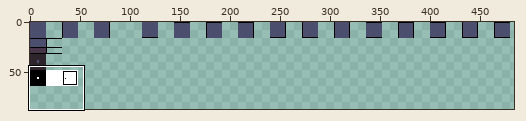
One commit to this pixel-art file: assets/tileset/tileset.ase. Above: a wide view before the commit, with the close-up outlined.
Close-up. Before the edit:
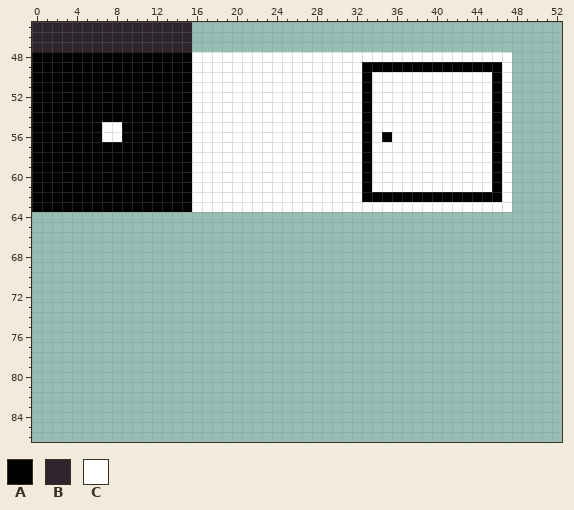
1024x1024 pixels, 1 frame. Shown: x 0..52, y 45..86. The wide view leaves out empty margins.
Palette (. is transparent): A #000000  B #2d242c  C #ffffff
Pixels before, first column x 0:
45 BBBBBBBBBBBBBBBB................................
46 BBBBBBBBBBBBBBBB................................
47 BBBBBBBBBBBBBBBB................................
48 AAAAAAAAAAAAAAAACCCCCCCCCCCCCCCCCCCCCCCCCCCCCCCC
49 AAAAAAAAAAAAAAAACCCCCCCCCCCCCCCCCAAAAAAAAAAAAAAC
50 AAAAAAAAAAAAAAAACCCCCCCCCCCCCCCCCACCCCCCCCCCCCAC
51 AAAAAAAAAAAAAAAACCCCCCCCCCCCCCCCCACCCCCCCCCCCCAC
52 AAAAAAAAAAAAAAAACCCCCCCCCCCCCCCCCACCCCCCCCCCCCAC
53 AAAAAAAAAAAAAAAACCCCCCCCCCCCCCCCCACCCCCCCCCCCCAC
54 AAAAAAAAAAAAAAAACCCCCCCCCCCCCCCCCACCCCCCCCCCCCAC
55 AAAAAAACCAAAAAAACCCCCCCCCCCCCCCCCACCCCCCCCCCCCAC
56 AAAAAAACCAAAAAAACCCCCCCCCCCCCCCCCACACCCCCCCCCCAC
57 AAAAAAAAAAAAAAAACCCCCCCCCCCCCCCCCACCCCCCCCCCCCAC
58 AAAAAAAAAAAAAAAACCCCCCCCCCCCCCCCCACCCCCCCCCCCCAC
59 AAAAAAAAAAAAAAAACCCCCCCCCCCCCCCCCACCCCCCCCCCCCAC
60 AAAAAAAAAAAAAAAACCCCCCCCCCCCCCCCCACCCCCCCCCCCCAC
61 AAAAAAAAAAAAAAAACCCCCCCCCCCCCCCCCACCCCCCCCCCCCAC
62 AAAAAAAAAAAAAAAACCCCCCCCCCCCCCCCCAAAAAAAAAAAAAAC
63 AAAAAAAAAAAAAAAACCCCCCCCCCCCCCCCCCCCCCCCCCCCCCCC
Now the later version:
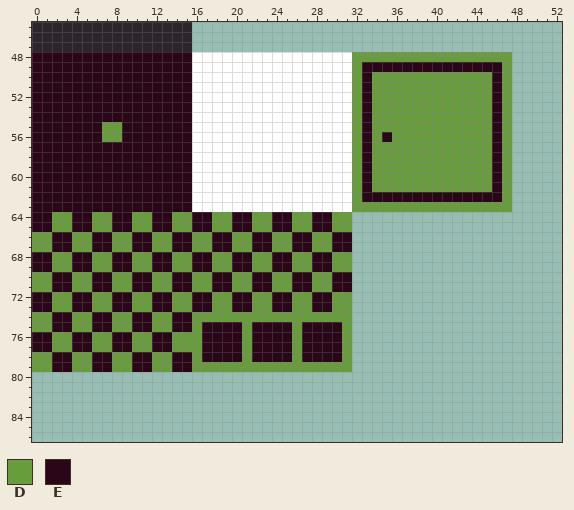
Colours new in this view: D #689d3b  E #2b0618
The edit:
Changed rows in their new state; - is an unchanged pixel.
first column x 0:
48 EEEEEEEEEEEEEEEE----------------DDDDDDDDDDDDDDDD
49 EEEEEEEEEEEEEEEE----------------DEEEEEEEEEEEEEED
50 EEEEEEEEEEEEEEEE----------------DEDDDDDDDDDDDDED
51 EEEEEEEEEEEEEEEE----------------DEDDDDDDDDDDDDED
52 EEEEEEEEEEEEEEEE----------------DEDDDDDDDDDDDDED
53 EEEEEEEEEEEEEEEE----------------DEDDDDDDDDDDDDED
54 EEEEEEEEEEEEEEEE----------------DEDDDDDDDDDDDDED
55 EEEEEEEDDEEEEEEE----------------DEDDDDDDDDDDDDED
56 EEEEEEEDDEEEEEEE----------------DEDEDDDDDDDDDDED
57 EEEEEEEEEEEEEEEE----------------DEDDDDDDDDDDDDED
58 EEEEEEEEEEEEEEEE----------------DEDDDDDDDDDDDDED
59 EEEEEEEEEEEEEEEE----------------DEDDDDDDDDDDDDED
60 EEEEEEEEEEEEEEEE----------------DEDDDDDDDDDDDDED
61 EEEEEEEEEEEEEEEE----------------DEDDDDDDDDDDDDED
62 EEEEEEEEEEEEEEEE----------------DEEEEEEEEEEEEEED
63 EEEEEEEEEEEEEEEE----------------DDDDDDDDDDDDDDDD
64 EEDDEEDDEEDDEEDDEEDDEEDDEEDDEEDD----------------
65 EEDDEEDDEEDDEEDDEEDDEEDDEEDDEEDD----------------
66 DDEEDDEEDDEEDDEEDDEEDDEEDDEEDDEE----------------
67 DDEEDDEEDDEEDDEEDDEEDDEEDDEEDDEE----------------
68 EEDDEEDDEEDDEEDDEEDDEEDDEEDDEEDD----------------
69 EEDDEEDDEEDDEEDDEEDDEEDDEEDDEEDD----------------
70 DDEEDDEEDDEEDDEEDDEEDDEEDDEEDDEE----------------
71 DDEEDDEEDDEEDDEEDDEEDDEEDDEEDDEE----------------
72 EEDDEEDDEEDDEEDDEEDDEEDDEEDDEEDD----------------
73 EEDDEEDDEEDDEEDDEEDDEEDDEEDDEEDD----------------
74 DDEEDDEEDDEEDDEEDDDDDDDDDDDDDDDD----------------
75 DDEEDDEEDDEEDDEEDEEEEDEEEEDEEEED----------------
76 EEDDEEDDEEDDEEDDDEEEEDEEEEDEEEED----------------
77 EEDDEEDDEEDDEEDDDEEEEDEEEEDEEEED----------------
78 DDEEDDEEDDEEDDEEDEEEEDEEEEDEEEED----------------
79 DDEEDDEEDDEEDDEEDDDDDDDDDDDDDDDD----------------
